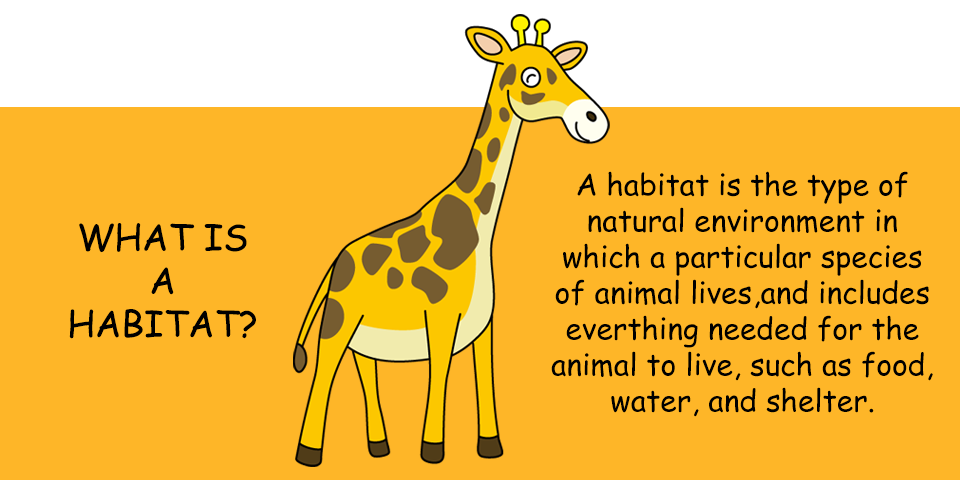
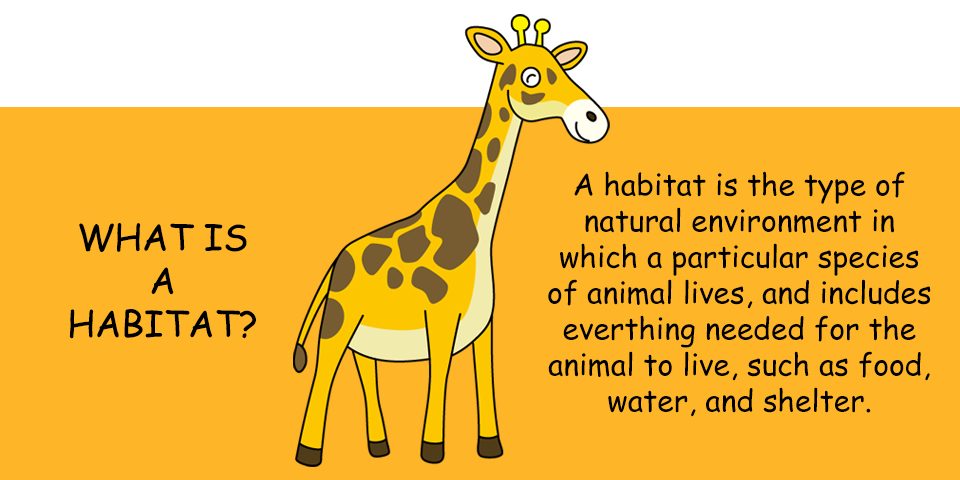
Revision of a layered 960x480 image; what changed, layer by layer:
painted on "A habitat is the type of natural environment in which a particu" over box(548, 171, 933, 417)
